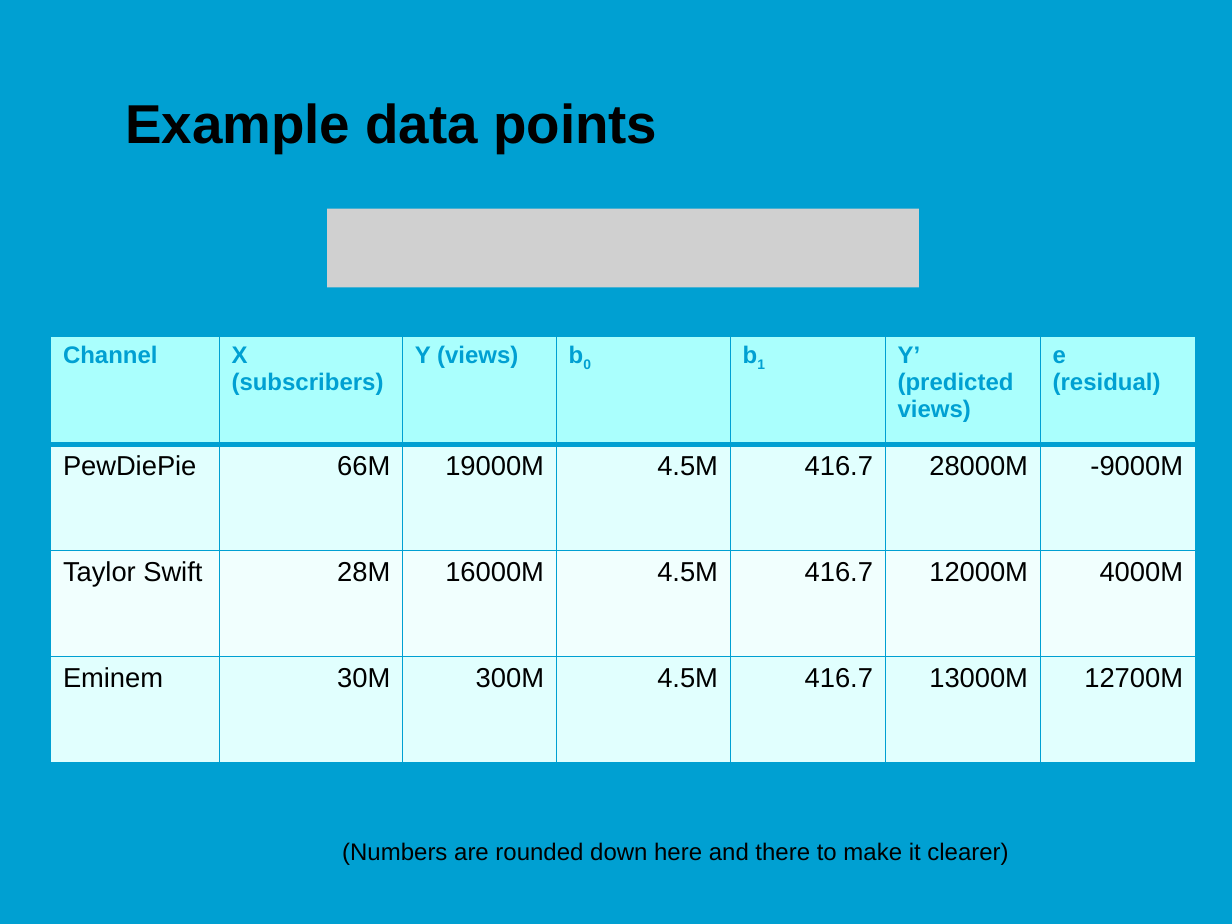
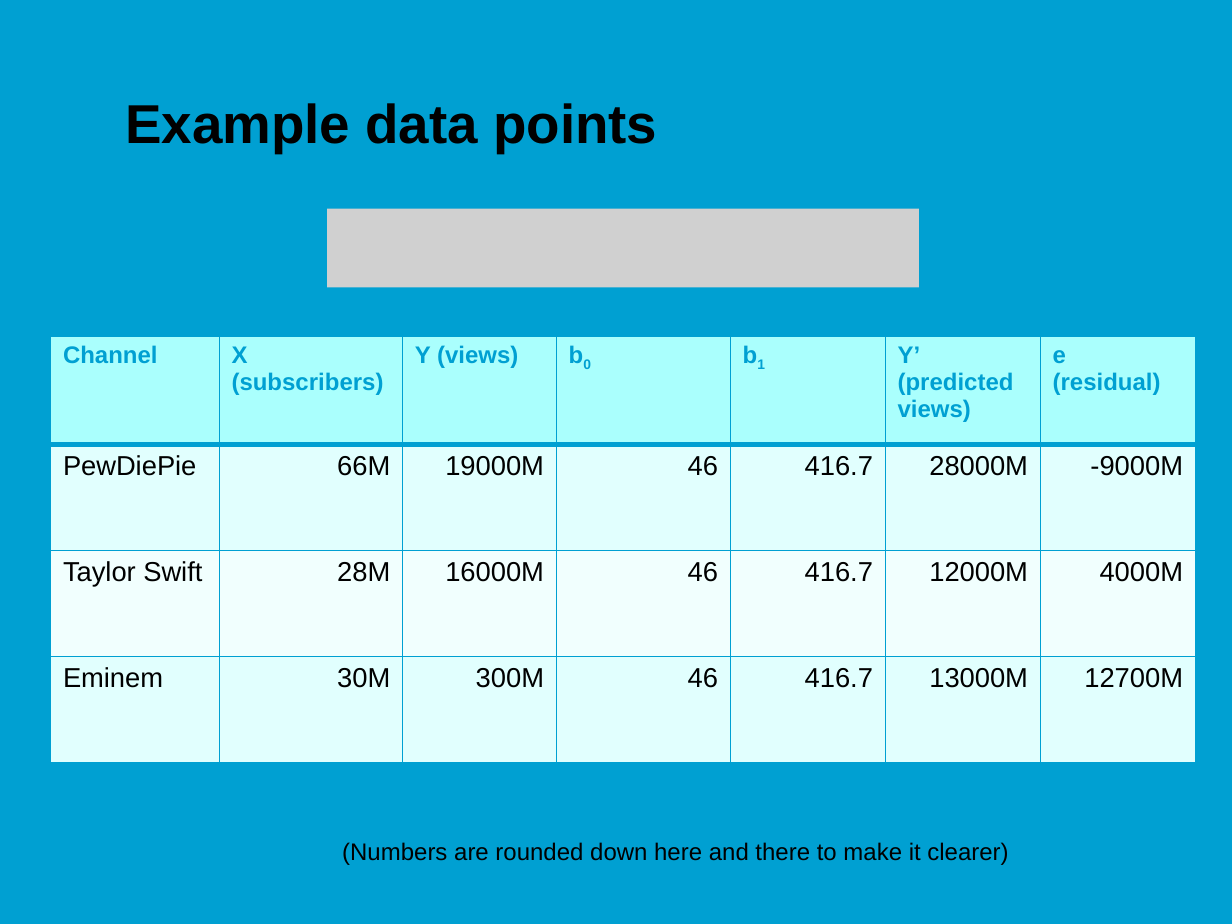
Before and after one commit to jonasmoons/data-driven-learning, a slide deck: slide 24 of slides/ddl-w5l1.pptx. Drawn at 1232x924 pixels with LibreOffice and Linux fonts; fonts in the diff are those of the drawing; grey boxes stand for pictures; background and template pictures are left out. Boxes give left, top, right and bottom in pixels: in the first picture for what was removed or moved away, otherwise in the second. Text is boxed around its words. In the diff, an @@ line names an element or a change of style, - is before the commit and + after.

```diff
--- a/slides/ddl-w5l1.pptx
+++ b/slides/ddl-w5l1.pptx
@@ table at (x1=51, y1=336, x2=1196, y2=763) @@
-row 2, column 4: 4.5M
+row 2, column 4: 46
-row 3, column 4: 4.5M
+row 3, column 4: 46
-row 4, column 4: 4.5M
+row 4, column 4: 46
```
Also in this commit, not shown: 3 other slides changed, 7 other files.
